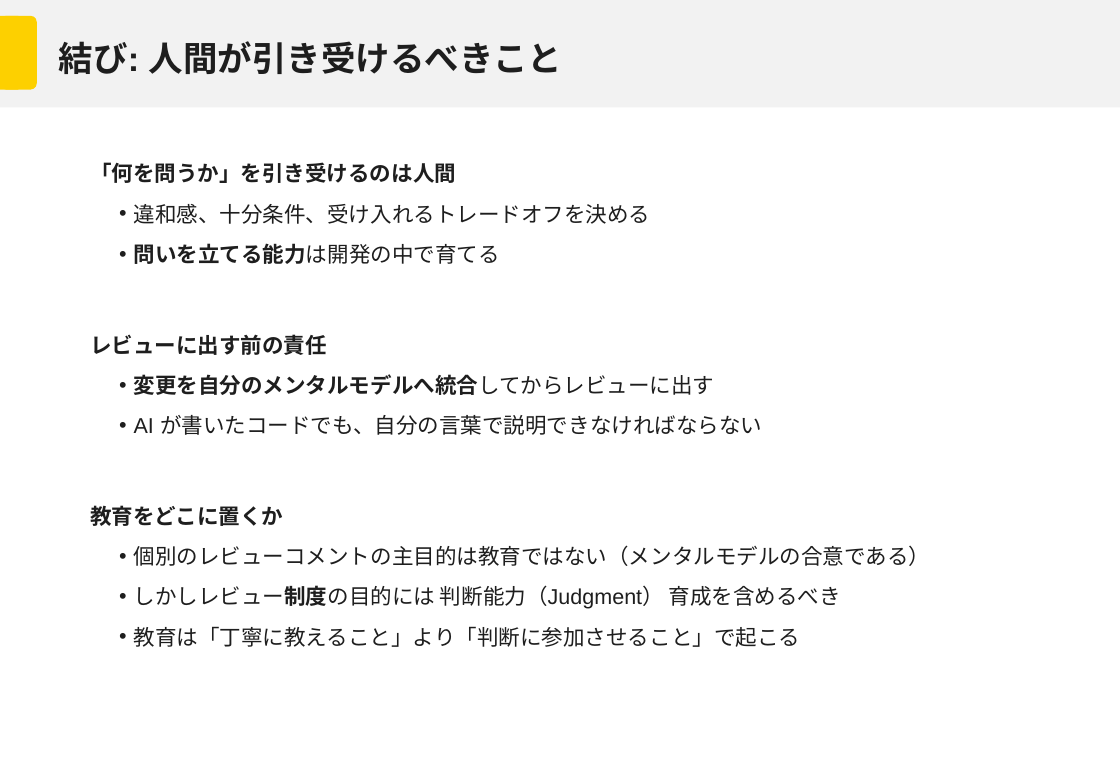
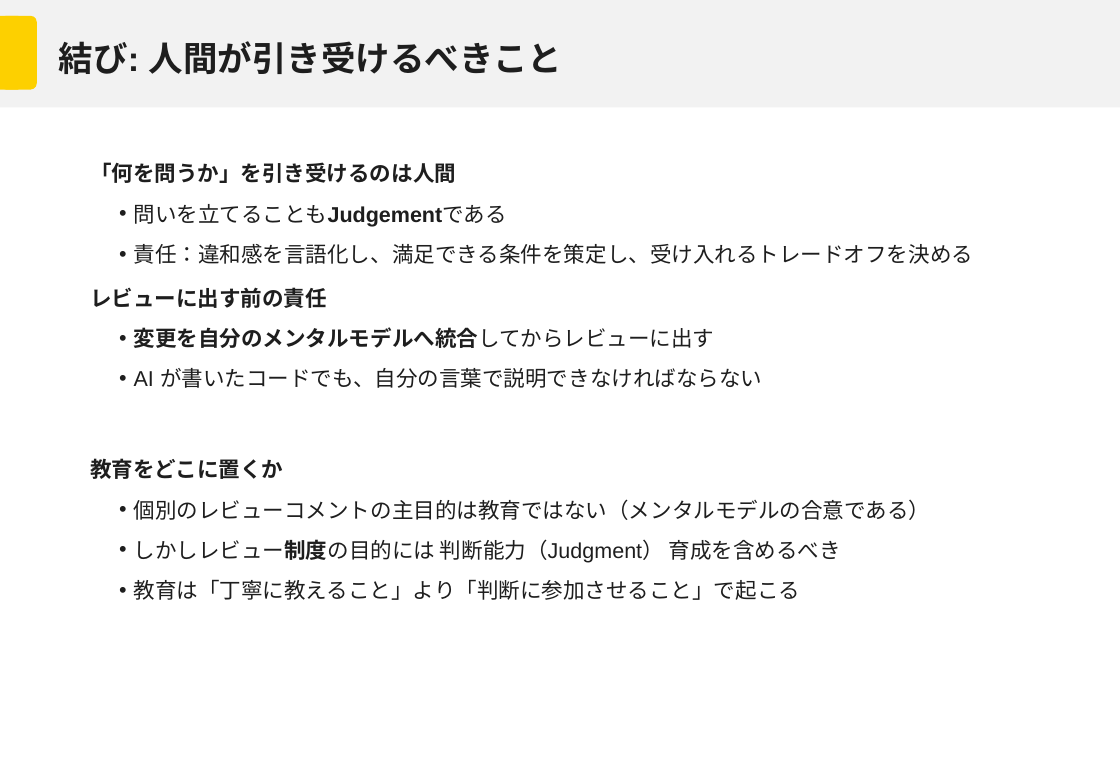
Before and after one commit to Mori-Taiki/Presentation, a slide deck: slide 20 of TechMeeting202604/techmeeting20260406.pptx (slide 22 before the commit). Drawn at 1120x775 pixels with LibreOffice and Linux fonts; fonts in the diff are those of the drawing; background and template pictures are left out. Boxes give left, top, right and bottom in pixels: in the first picture for what was removed or moved away, otherwise in the second. Text is boxed around its words. In the diff, an @@ line names an element or a change of style, - is before the commit and + after.

```diff
--- a/TechMeeting202604/techmeeting20260406.pptx
+++ b/TechMeeting202604/techmeeting20260406.pptx
@@ text at (134,204,973,264): text changed @@
-  • 違和感、十分条件、受け入れるトレードオフを決める
-  • 問いを立てる能力は開発の中で育てる
+  • 問いを立てることもJudgementである
+  • 責任：違和感を言語化し、満足できる条件を策定し、受け入れるトレードオフを決める
```
Also in this commit, not shown: 8 other slides changed, 5 slides added.
